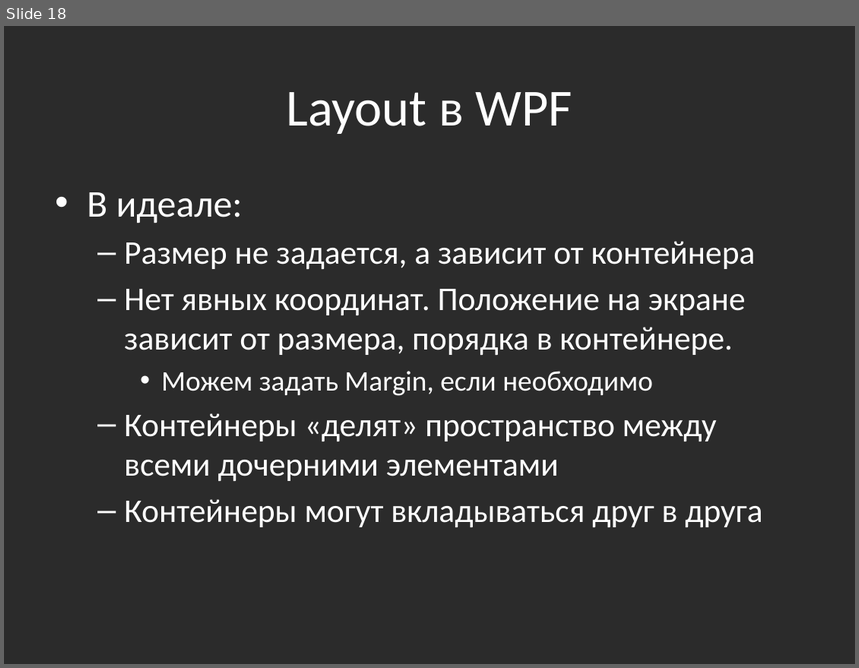
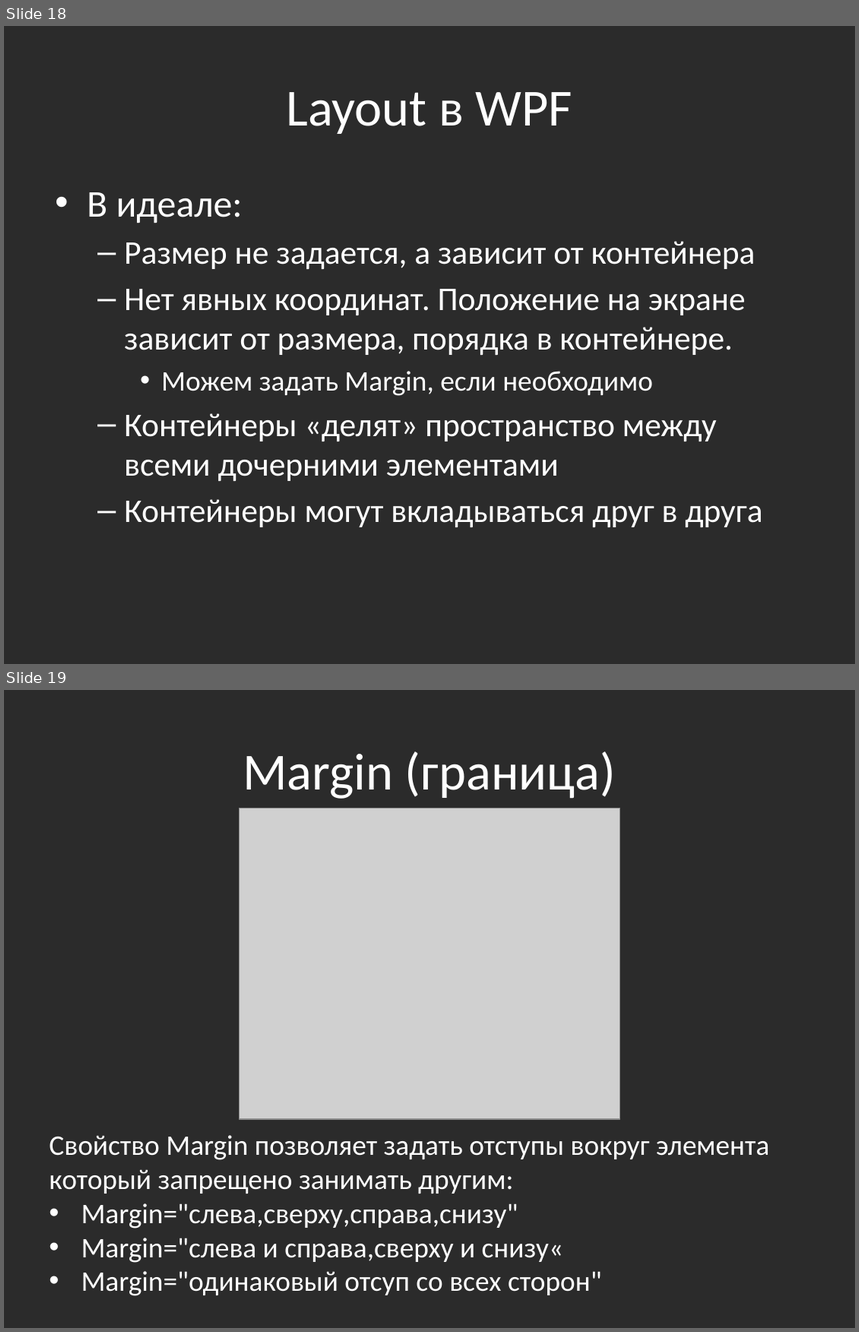
Before and after one commit to bazile/Training, a slide deck: Presentation/lesson-12-wpf.pptx. Shown one above the other, each under a label of ours: slide 18 before the commit, slides 18 and 19 after it. The pictures are 859x668 and 859x1332 pixels, drawn with LibreOffice and Linux fonts; fonts in the diff are those of the drawing; grey boxes stand for pictures; background and template pictures are left out; a plain dark background stands for a picture behind light text. Boxes give left, top, right and bottom in pixels: in the first picture for what was removed or moved away, otherwise in the second. Text is boxed around its words. In the diff, an @@ line names an element or a change of style, - is before the commit and + after.

Commit message:
WPF presentation: margin and layout containers

```diff
--- a/Presentation/lesson-12-wpf.pptx
+++ b/Presentation/lesson-12-wpf.pptx
@@ slide 19 added at (x1=4, y1=690, x2=855, y2=1328), background picture (left out) @@
@@ title added at (x1=243, y1=752, x2=617, y2=799), 44 pt, text #FFFFFF @@
+Margin (граница)
@@ picture added at (x1=239, y1=809, x2=620, y2=1120) @@
@@ text added at (x1=49, y1=1135, x2=769, y2=1296), 24 pt, text #FFFFFF @@
+Свойство Margin позволяет задать отступы вокруг элемента который запрещено занимать другим:
+• Margin="слева,сверху,справа,снизу"
+• Margin="слева и справа,сверху и снизу«
+• Margin="одинаковый отсуп со всех сторон"
```
Also in this commit, not shown: 1 other slide added, 1 slide removed.
